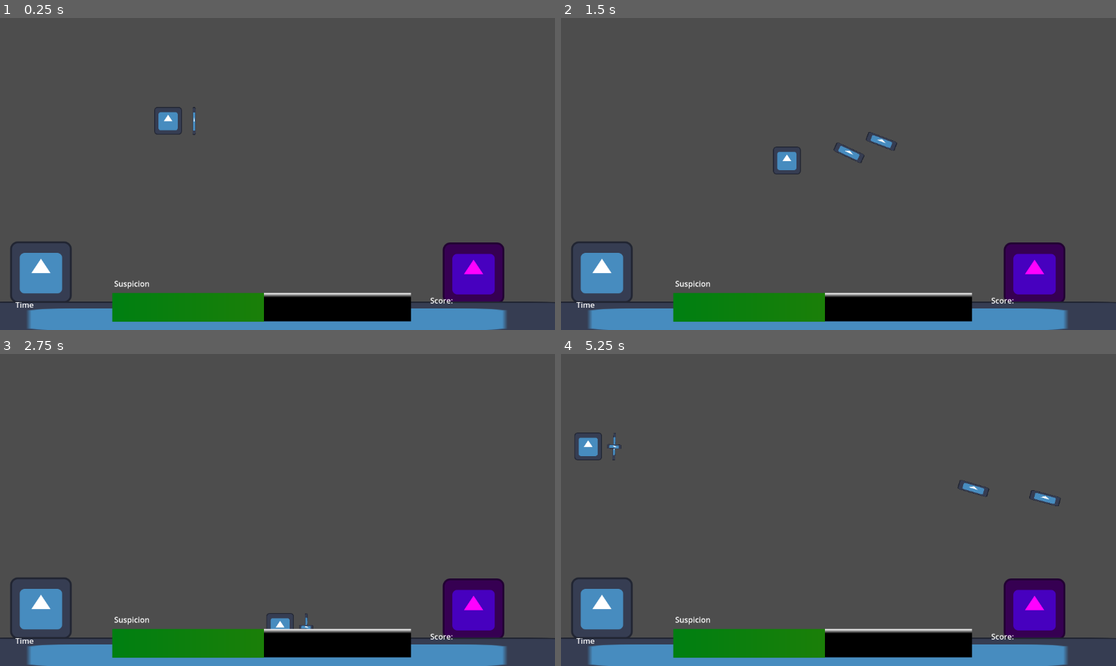
Above: before the commit, frames 1-4 (two rows, left to right).
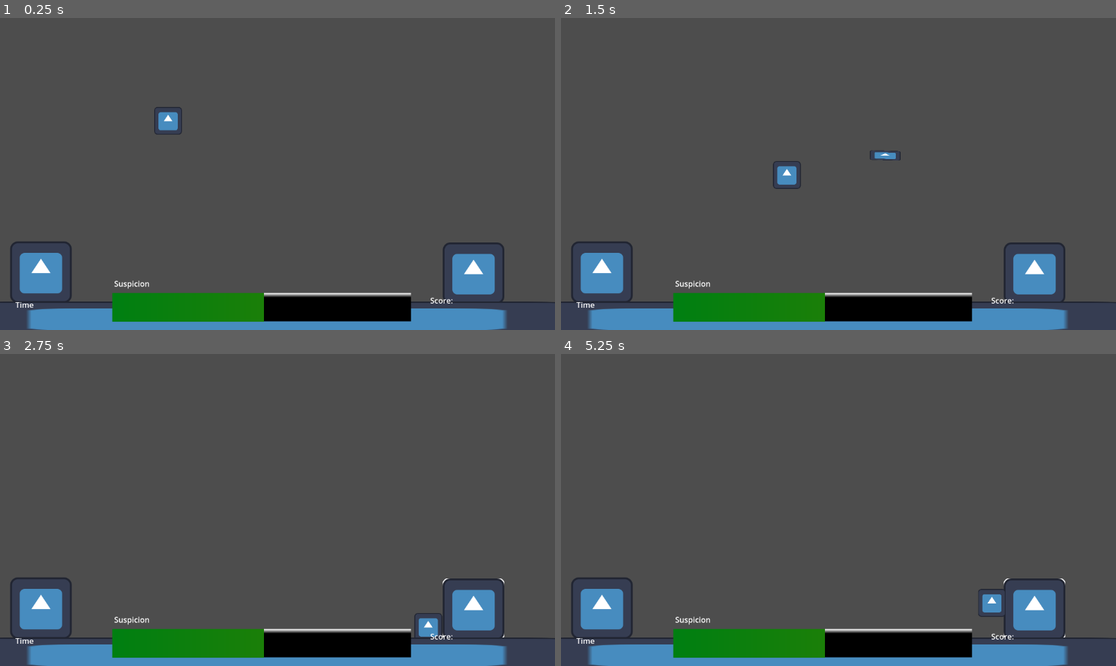
Above: after the commit, the same moments.

Repository: Jose-YP/Melon2023
Game: Godot game, scene res://Scenes/Main.tscn
Same seed, same stepped clock (60 frames per second), same inputs: the game is played once before the commit and once after it. The engine's default icon, where the game draws it, is replaced by a stand-in: a white triangle on a blue panel in a dark square.
Inputs (mouse positions are in pixels of both pictures, inside the frame that each line leads up to):
- Up to frame 1 (0.25 s): no input
- Up to frame 2 (1.5 s): tap Enter at 0.5 s; move the mouse to (960, 158) at 0.52 s; press the mouse at (960, 158) at 0.53 s; hold D (Right) 0.53-1.28 s; move the mouse to (727, 189) at 1.27 s; release the mouse at (727, 189) at 1.28 s; hold S (Down) from 1.28 s (still down); click (727, 189) at 1.35 s
- Up to frame 3 (2.75 s): move the mouse to (333, 441) at 2.02 s; release S (Down) at 2.03 s; press the mouse at (333, 441) at 2.03 s; hold D (Right) from 2.03 s (still down)
- Up to frame 4 (5.25 s): move the mouse to (810, 572) at 2.77 s; release D (Right) at 2.78 s; release the mouse at (810, 572) at 2.78 s; hold W (Up) 2.78-3.53 s; click (810, 572) at 2.85 s; move the mouse to (1005, 556) at 3.52 s; press the mouse at (1005, 556) at 3.53 s; hold A (Left) 3.53-5.03 s; move the mouse to (672, 463) at 4.27 s; release the mouse at (672, 463) at 4.28 s; click (672, 463) at 4.35 s; move the mouse to (866, 510) at 5.02 s; press the mouse at (866, 510) at 5.03 s; hold S (Down) from 5.03 s (still down)

The runs differ from the first frame. In frame 1, 2.1% of the frame differs, in the area x 34-91%, y 28-91%; in frame 2, 2.8%; in frame 3, 2.5%; in frame 4, 2.9%, in the area x 2-91%, y 25-91%.

Commit message:
Arrow position and rotation fixed

Diff:
--- a/Code/Main.gd
+++ b/Code/Main.gd
@@ -1,15 +1,18 @@
 extends Node2D
 
-@onready var player = $Player
+@onready var player: CharacterBody2D = $Player
 
 func _on_player_shoot_arrow(arrow,aim):
-	arrow.position = player.bowPosition
-	arrow.look_at(aim)
 	arrow.get_parent().remove_child(arrow)
 	$Projectiles.add_child(arrow)
-	print(player.bowPosition)
-	print(arrow.position, arrow.rotation)
+	arrow.linear_velocity = player.aim.normalized() * player.bowDistance
+	arrow.apply_central_impulse(arrow.linear_velocity)
+	arrow.global_position = player.bow.global_position
+	arrow.look_at(aim)
 
 	player.drawingBow = false
 	player.bow.hide()
 	player.rotation = 0 #make this a tween later
+
+func _on_player_whisper(target):
+	print(target.whisperArea)
--- a/Code/Player.gd
+++ b/Code/Player.gd
@@ -1,20 +1,27 @@
 extends CharacterBody2D
 
 @export var speed: int = 600
-@export var bowDistance: int = 1
+@export var bowDistance: int = 600
+@export var whisperSpeed: int = 1
 @export var arrow: PackedScene
 @export var trap: PackedScene
 
-@onready var bow = $RangedTools/Bow
-@onready var bowCooldown = $RangedTools/BowCooldown
-@onready var meleeInvisTime = $MeleeTools/InvisTimer
+@onready var bow: Sprite2D = $RangedTools/Bow
+@onready var bowCooldown: Timer = $RangedTools/BowCooldown
+@onready var meleeInvisTime: Timer = $MeleeTools/InvisTimer
 
 signal shootArrow(arrow, aim)
+signal whisper(target)
 
 var currentArrow
+var meleeFocus
+var direction: Vector2
+var aim: Vector2
 var bowPosition: Vector2
+var bowAllowed: bool = true
 var drawingBow: bool = false
 var meleeRange: bool = false
+var whispering: bool = false
 var stealthy: bool = false
 
 enum location {HIGH,
@@ -28,14 +35,27 @@
 #INITALIZATION
 #----------------------------------------------
 func _ready():
-	pass
+	bowCooldown.set_paused(false)
+	bowCooldown.set_autostart(false)
+	meleeInvisTime.set_paused(false)
+	meleeInvisTime.set_autostart(false)
 
 func _process(delta):
-	#----------------------------------------------
-	#REGULAR CONTROL
-	#----------------------------------------------
-	var direction = Input.get_vector("Left","Right","Up","Down")
-	var aim = position + (get_global_mouse_position() - position).normalized()
+	if not whispering:
+		basicMove(delta)
+
+		if not meleeRange and bowAllowed:
+			rangedMove()
+
+		elif meleeRange:
+			meleeMove()
+
+#----------------------------------------------
+#BASIC CONTROL
+#----------------------------------------------
+func basicMove(delta):
+	direction = Input.get_vector("Left","Right","Up","Down")
+	aim = position + (get_global_mouse_position() - position).normalized()
 	var effectiveSpeed = speed
 	if drawingBow: #Player slows down when aiming
 		effectiveSpeed = speed * .25
@@ -43,56 +63,65 @@
 	position += direction * effectiveSpeed * delta
 	move_and_slide()
 
-	#----------------------------------------------
-	#RANGED CONTROL
-	#----------------------------------------------
-	bowPosition = (bow.position * aim.normalized()) + position
+#----------------------------------------------
+#RANGED CONTROL
+#----------------------------------------------
+func rangedMove():
+	bowPosition = (bow.global_position * aim.normalized()) + position
 
-	if not meleeRange:
-		if drawingBow:
-			if Input.is_action_pressed("Action"): #As long as action is held, keep aiming
-				if direction == Vector2.ZERO:
-					look_at(aim)
-				bow.look_at(aim)
-				currentArrow.position = bow.position
-				currentArrow.look_at(aim)
+	if drawingBow:
+		if Input.is_action_pressed("Action"): #As long as action is held, keep aiming
+			if direction == Vector2.ZERO:
+				look_at(aim)
+			bow.look_at(aim)
+			currentArrow.position = bow.position
+			currentArrow.look_at(aim)
 
-			if Input.is_action_just_released("Action"): #When released shoot arrow
-				currentArrow.freeze = false
-				currentArrow.linear_velocity = aim * bowDistance
-				currentArrow.apply_central_force(currentArrow.linear_velocity)
-				currentArrow.arrowTime.start()
-				shootArrow.emit(currentArrow, aim)
+		if Input.is_action_just_released("Action"): #When released shoot arrow
+			currentArrow.freeze = false
+			currentArrow.arrowTime.start()
+			shootArrow.emit(currentArrow, aim)
 
-				print("Shoot ", aim, "With: ", currentArrow.linear_velocity)
+			bowAllowed = false
+			drawingBow = false
+			bowCooldown.start()
 
-		else:
-			if Input.is_action_just_pressed("Action"): #spawn the arrow
-				drawingBow = true
-				bow.look_at(aim)
-				bow.show()
+	else:
+		if Input.is_action_just_pressed("Action"): #spawn the arrow
+			drawingBow = true
+			bow.look_at(aim)
+			bow.show()
 
-				currentArrow = arrow.instantiate()
-				currentArrow.position = bow.position
-				currentArrow.look_at(aim)
-				currentArrow.show()
-				currentArrow.freeze = true
-				$RangedTools.add_child(currentArrow)
+			currentArrow = arrow.instantiate()
+			currentArrow.position = bow.position
+			currentArrow.look_at(aim)
+			currentArrow.show()
+			currentArrow.freeze = true
+			$RangedTools.add_child(currentArrow)
 
-	#----------------------------------------------
-	#MELEE CONTROL
-	#----------------------------------------------
-	else:
-		pass
-
+#----------------------------------------------
+#MELEE CONTROL
+#----------------------------------------------
+func meleeMove():
+	if Input.is_action_just_pressed("Action"):
+		whisper.emit(meleeFocus)
+		whispering = true
 
 #----------------------------------------------
 #SIGNALS
 #----------------------------------------------
-func _on_melee_range_area_entered(_area):
+func _on_bow_cooldown_timeout():
+	bowAllowed = true
+
+func _on_melee_range_area_entered(area): #Make sure sprite has enough empty space to have an outline
 	meleeRange = true
-	print("Entered melee range")
+	meleeFocus = area.get_parent()
+	meleeFocus.sprite.use_parent_material = false
 
-func _on_melee_range_area_exited(_area):
+func _on_melee_range_area_exited(area):
 	meleeRange = false
-	print("Exited melee range")
+	meleeFocus = area.get_parent()
+	meleeFocus.sprite.use_parent_material = true
+
+func _on_invis_timer_timeout():
+	stealthy = false
--- a/Code/arrow.gd
+++ b/Code/arrow.gd
@@ -1,6 +1,6 @@
 extends RigidBody2D
 
-@onready var arrowTime = $Timer
+@onready var arrowTime: Timer = $Timer
 
 var sticking: bool = false
 var stickPos: Vector2
@@ -12,18 +12,14 @@
 	arrowTime.set_paused(false)
 	arrowTime.set_autostart(false)
 
-func _process(delta):
-	if linear_velocity != Vector2.ZERO:
-		position += linear_velocity * delta
-
-		#print("Position: ", position, "Velocity: ", linear_velocity)
+func _process(_delta):
 	if sticking == true:
 		position = stickPos
 
 #----------------------------------------------
 #HELPER FUNCTIONS
 #----------------------------------------------
-func stick():
+func stick(): #Not working yet
 	stickPos = position
 	linear_velocity = Vector2.ZERO
 	freeze = true
--- a/Code/character.gd
+++ b/Code/character.gd
@@ -1,11 +1,15 @@
 extends StaticBody2D
 
+@onready var sprite: Sprite2D = $Icon
 
-# Called when the node enters the scene tree for the first time.
 func _ready():
-	pass # Replace with function body.
+	moreReady()
 
+func moreReady(): #Lover will inherit from Character so moreReady can be called on both scripts to keep them same
+	pass
 
-# Called every frame. 'delta' is the elapsed time since the previous frame.
 func _process(_delta):
+	processor()
+
+func processor(): #The same applies to processor and process
 	pass
--- /dev/null
+++ b/Code/lover.gd
@@ -0,0 +1,10 @@
+extends "res://Code/character.gd"
+
+@onready var whisperArea: Marker2D = $MeleeArea
+
+func _ready():
+	moreReady()
+
+# Called every frame. 'delta' is the elapsed time since the previous frame.
+func _process(_delta):
+	processor()
--- a/Scenes/Main.tscn
+++ b/Scenes/Main.tscn
@@ -18,7 +18,7 @@
 
 [node name="TestLover" parent="Characters" instance=ExtResource("3_sb2b3")]
 position = Vector2(636, 315)
-script = null
+collision_layer = 1
 
 [node name="Player" parent="." instance=ExtResource("2_ssk07")]
 position = Vector2(348, 214)
@@ -42,3 +42,4 @@
 position = Vector2(206, 411)
 
 [connection signal="shootArrow" from="Player" to="." method="_on_player_shoot_arrow"]
+[connection signal="whisper" from="Player" to="." method="_on_player_whisper"]
--- a/Scenes/Player.tscn
+++ b/Scenes/Player.tscn
@@ -14,6 +14,7 @@
 [node name="Player" type="CharacterBody2D"]
 motion_mode = 1
 script = ExtResource("1_pcrn1")
+bowDistance = 500
 arrow = ExtResource("2_1vbe6")
 trap = ExtResource("3_dtcct")
 
@@ -28,12 +29,12 @@
 [node name="RangedTools" type="Node2D" parent="."]
 
 [node name="Bow" type="Sprite2D" parent="RangedTools"]
+visible = false
 position = Vector2(122, 0)
 scale = Vector2(0.1, 1)
 texture = ExtResource("1_i67so")
 
 [node name="BowCooldown" type="Timer" parent="RangedTools"]
-wait_time = 5.0
 one_shot = true
 
 [node name="MeleeTools" type="Node2D" parent="."]
@@ -43,7 +44,6 @@
 collision_mask = 24
 
 [node name="CollisionShape2D" type="CollisionShape2D" parent="MeleeTools/MeleeRange"]
-position = Vector2(5.5, 7)
 shape = SubResource("RectangleShape2D_hy7cw")
 debug_color = Color(0.843137, 0.380392, 0, 0.419608)
 
@@ -53,5 +53,7 @@
 
 [node name="TrapTools" type="Node2D" parent="."]
 
+[connection signal="timeout" from="RangedTools/BowCooldown" to="." method="_on_bow_cooldown_timeout"]
 [connection signal="area_entered" from="MeleeTools/MeleeRange" to="." method="_on_melee_range_area_entered"]
 [connection signal="area_exited" from="MeleeTools/MeleeRange" to="." method="_on_melee_range_area_exited"]
+[connection signal="timeout" from="MeleeTools/InvisTimer" to="." method="_on_invis_timer_timeout"]
--- a/Scenes/character.tscn
+++ b/Scenes/character.tscn
@@ -7,6 +7,7 @@
 size = Vector2(126, 124)
 
 [node name="Character" type="StaticBody2D"]
+collision_layer = 5
 script = ExtResource("1_8yxad")
 
 [node name="Icon" type="Sprite2D" parent="."]
--- a/Scenes/lover.tscn
+++ b/Scenes/lover.tscn
@@ -1,11 +1,33 @@
-[gd_scene load_steps=2 format=3 uid="uid://dpgn1fr0s7wmq"]
+[gd_scene load_steps=6 format=3 uid="uid://dpgn1fr0s7wmq"]
 
 [ext_resource type="PackedScene" uid="uid://26yvoiikd1pl" path="res://Scenes/character.tscn" id="1_3vq3f"]
+[ext_resource type="Shader" path="res://Resources/outline.gdshader" id="2_h4o6r"]
+[ext_resource type="Script" path="res://Code/lover.gd" id="2_noq38"]
+
+[sub_resource type="ShaderMaterial" id="ShaderMaterial_ya48p"]
+shader = ExtResource("2_h4o6r")
+shader_parameter/line_color = Color(1, 1, 1, 1)
+shader_parameter/line_thickness = 1.75
+
+[sub_resource type="CircleShape2D" id="CircleShape2D_xo6le"]
+radius = 93.1343
 
 [node name="StaticBody2D" instance=ExtResource("1_3vq3f")]
+collision_layer = 13
+collision_mask = 9
+script = ExtResource("2_noq38")
 
 [node name="Icon" parent="." index="0"]
-modulate = Color(1, 0, 1, 1)
+material = SubResource("ShaderMaterial_ya48p")
+use_parent_material = true
 
 [node name="MeleeArea" type="Marker2D" parent="." index="3"]
 position = Vector2(-78, -28)
+
+[node name="Area2D" type="Area2D" parent="." index="4"]
+collision_layer = 8
+collision_mask = 8
+
+[node name="CollisionShape2D" type="CollisionShape2D" parent="Area2D" index="0"]
+shape = SubResource("CircleShape2D_xo6le")
+debug_color = Color(0.796078, 0.423529, 0, 0.419608)
